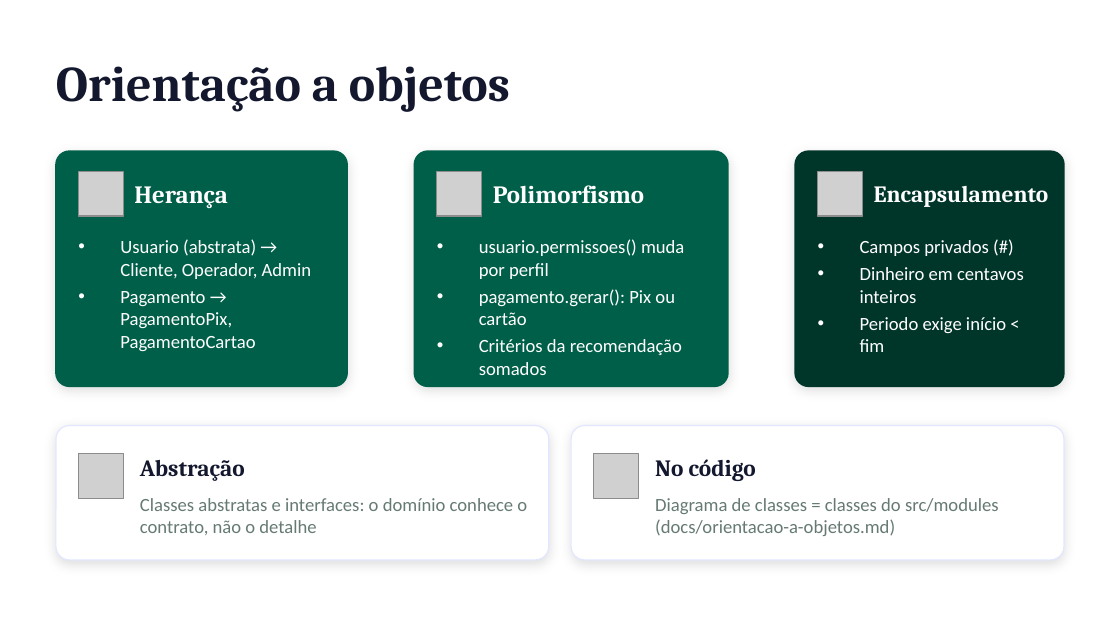
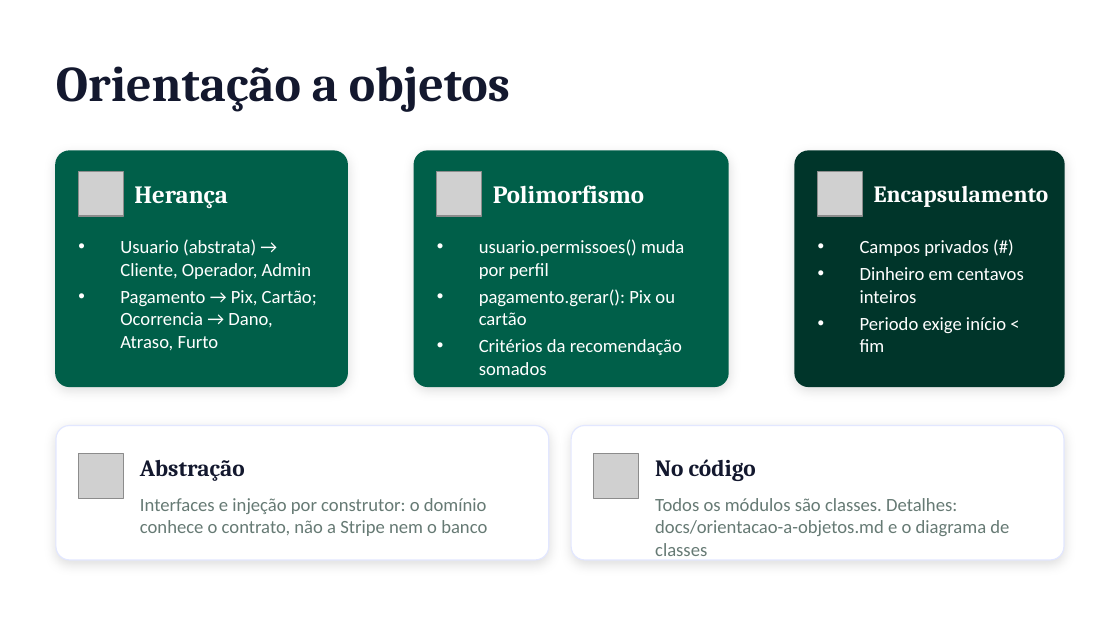
Before and after one commit to heliolevi/Projeto-POO, a slide deck: slide 6 of docs/apresentacao-bike-ilha-club.pptx. Drawn at 1120x630 pixels with LibreOffice and Linux fonts; fonts in the diff are those of the drawing; grey boxes stand for pictures. Boxes give left, top, right and bottom in pixels: in the first picture for what was removed or moved away, otherwise in the second. Text is boxed around its words. In the diff, an @@ line names an element or a change of style, - is before the commit and + after.

Commit message:
docs(entrega): diagrama de classes, apresentação e documentação no estado final
O diagrama de classes foi refeito (7 páginas) com o domínio atual, o padrão de
camadas com injeção por interface e o ciclo de vida real da reserva. A
apresentação troca o Mercado Pago pela Stripe e traz os números finais de
testes e o que falta para produção. README, andamento, contrato, orientação a
objetos, plano de testes e revisão de segurança deixam de tratar como novos
rotas e módulos que já existem.

O .gitattributes passa a marcar *.pdf e *.pptx como binários: o PDF gerado é
texto puro e a conversão de quebra de linha o corromperia no checkout.

```diff
--- a/docs/apresentacao-bike-ilha-club.pptx
+++ b/docs/apresentacao-bike-ilha-club.pptx
@@ text at bbox=[120, 290, 317, 350]: text changed @@
-• Pagamento → PagamentoPix, PagamentoCartao
+• Pagamento → Pix, Cartão; Ocorrencia → Dano, Atraso, Furto
@@ text at bbox=[140, 498, 487, 536]: text changed @@
-Classes abstratas e interfaces: o domínio conhece o contrato, não o detalhe
+Interfaces e injeção por construtor: o domínio conhece o contrato, não a Stripe nem o banco
@@ text at bbox=[655, 498, 1009, 536]: text changed @@
-Diagrama de classes = classes do src/modules (docs/orientacao-a-objetos.md)
+Todos os módulos são classes. Detalhes: docs/orientacao-a-objetos.md e o diagrama de classes
```
Also in this commit, not shown: 4 other slides changed, 8 other files.
